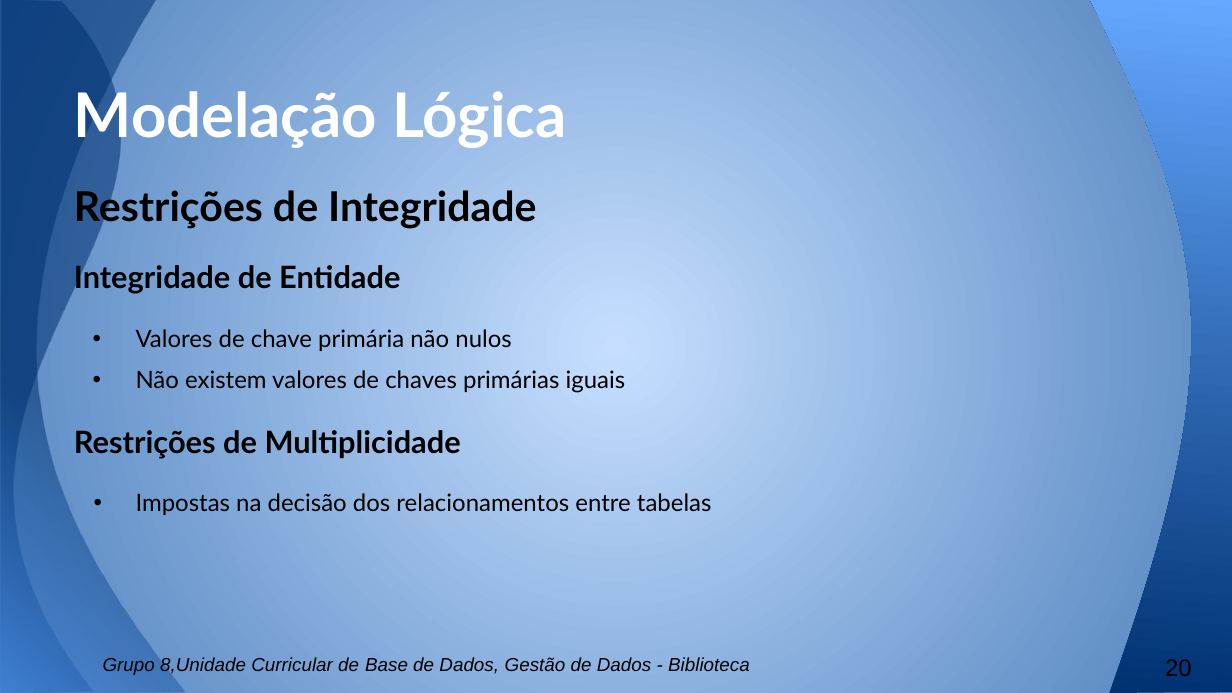
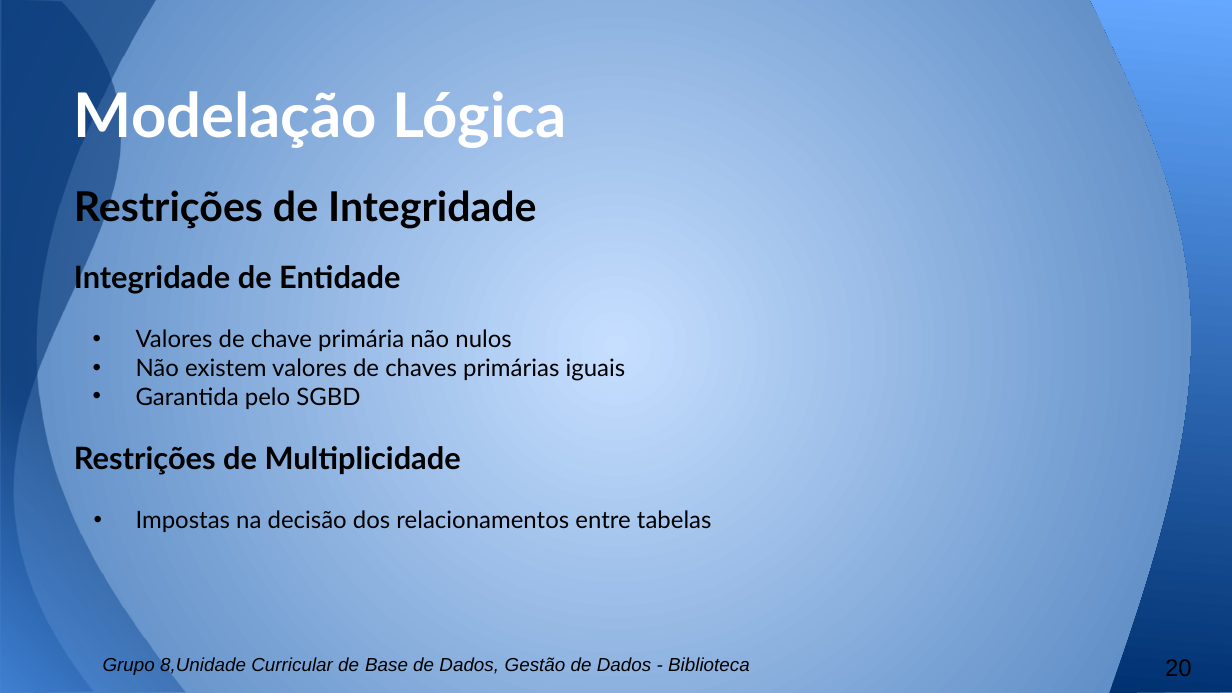
Before and after one commit to b-p3r/BD-1516, a slide deck: slide 20 of Apresentacao/Apresentacao-andre.pptx. Drawn at 1232x693 pixels with LibreOffice and Linux fonts; fonts in the diff are those of the drawing. Boxes give left, top, right and bottom in pixels: in the first picture for what was removed or moved away, otherwise in the second. Text is boxed around its words. In the diff, an @@ line names an element or a change of style, - is before the commit and + after.

```diff
--- a/Apresentacao/Apresentacao-andre.pptx
+++ b/Apresentacao/Apresentacao-andre.pptx
@@ text at (136, 387, 360, 409): paragraph added @@
+• Garantida pelo SGBD
```
Also in this commit, not shown: 6 other slides changed, 1 other file.
